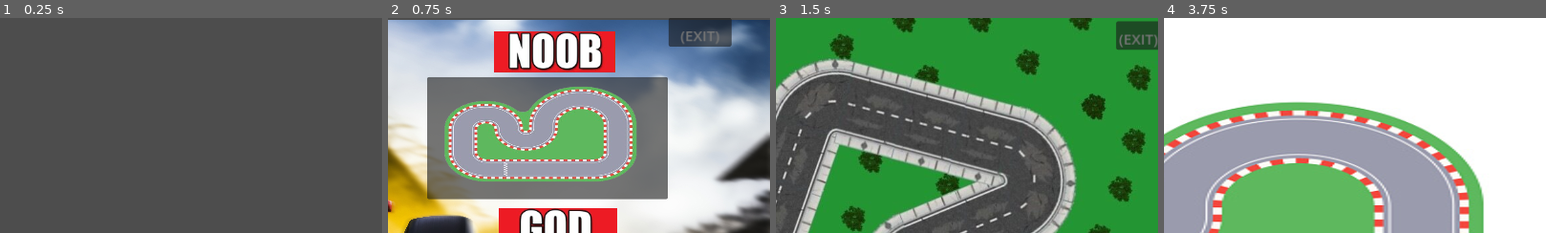
Above: before the commit, frames 1-4 (left to right).
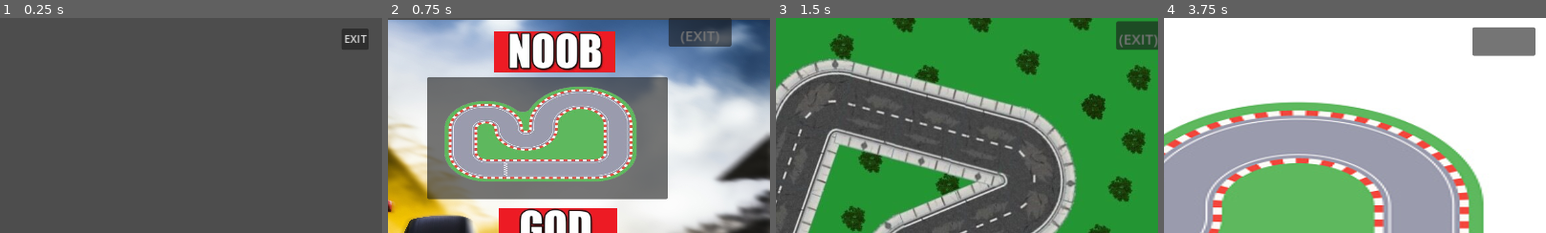
Above: after the commit, the same moments.

Repository: PauPopipo/ProjecteFinal
Game: Godot game, scene res://MENU.tscn
Two runs of this game, one before a commit and one after it. Both use one fixed random seed, a clock stepped at 60 frames per second and the inputs below. Video files are missing from this copy of the repository; at most half a second of black plays in their place.
Inputs (mouse positions are % of the whole screen's width and height, from its top left):
- Up to frame 1 (0.25 s): no input
- Up to frame 2 (0.75 s): click "START" at 0.5 s
- Up to frame 3 (1.5 s): click (22, 26) at 1.25 s
- Up to frame 4 (3.75 s): click (99, 4) at 2 s; click "START" at 2.75 s; click (71, 28) at 3.5 s
The pictures show only the part of the screen within x 50-100%, y 0-50%; the shares and areas given below are measured in that part.

The runs differ from the first frame. In frame 1, 0.6% of the frame differs, in the area x 89-97%, y 4-15%; in frame 2, nothing differs; in frame 3, nothing differs; in frame 4, 2.3%, in the area x 80-98%, y 4-18%.

Commit message:
canvis finals

Diff:
--- /dev/null
+++ b/EXITGAME.gd
@@ -0,0 +1,15 @@
+extends Control
+
+
+# Called when the node enters the scene tree for the first time.
+func _ready():
+	pass # Replace with function body.
+
+
+# Called every frame. 'delta' is the elapsed time since the previous frame.
+func _process(delta):
+	pass
+
+
+func _on_button_pressed():
+	get_tree().quit()
--- /dev/null
+++ b/EXITGAME.tscn
@@ -0,0 +1,21 @@
+[gd_scene load_steps=2 format=3 uid="uid://b51h867rqtrsa"]
+
+[ext_resource type="Script" path="res://EXITGAME.gd" id="1_dvlbe"]
+
+[node name="Control" type="Control"]
+layout_mode = 3
+anchors_preset = 15
+anchor_right = 1.0
+anchor_bottom = 1.0
+grow_horizontal = 2
+grow_vertical = 2
+script = ExtResource("1_dvlbe")
+
+[node name="Button" type="Button" parent="."]
+layout_mode = 0
+offset_right = 8.0
+offset_bottom = 8.0
+text = "EXIT
+"
+
+[connection signal="pressed" from="Button" to="." method="_on_button_pressed"]
--- a/MENU.tscn
+++ b/MENU.tscn
@@ -1,7 +1,8 @@
-[gd_scene load_steps=3 format=3 uid="uid://qrpgdibrqmvn"]
+[gd_scene load_steps=4 format=3 uid="uid://qrpgdibrqmvn"]
 
 [ext_resource type="Script" path="res://MENU.gd" id="1_37nmf"]
-[ext_resource type="VideoStream" path="res://Porsche-GT3-RS-_992_-Unreal-Engine-5-CINEMATIC-_1080p_.ogv" id="1_b7cke"]
+[ext_resource type="VideoStream" path="res://202405071030 (1).ogv" id="2_3344x"]
+[ext_resource type="PackedScene" uid="uid://b51h867rqtrsa" path="res://EXITGAME.tscn" id="3_18xcu"]
 
 [node name="Control" type="Control"]
 layout_mode = 3
@@ -22,12 +23,13 @@
 anchor_top = -0.421
 anchor_right = -0.521
 anchor_bottom = -0.421
-offset_left = -233.808
-offset_top = -162.192
-offset_right = 1686.19
-offset_bottom = 925.808
+offset_left = -239.808
+offset_top = -233.192
+offset_right = 3600.19
+offset_bottom = 1926.81
+scale = Vector2(0.3, 0.3)
 pivot_offset = Vector2(547, 431)
-stream = ExtResource("1_b7cke")
+stream = ExtResource("2_3344x")
 volume_db = -14.86
 autoplay = true
 
@@ -53,6 +55,13 @@
 layout_mode = 2
 text = "OPTIONS"
 
+[node name="Control" parent="." instance=ExtResource("3_18xcu")]
+layout_mode = 1
+offset_left = 632.0
+offset_top = -186.0
+offset_right = 632.0
+offset_bottom = -186.0
+
 [connection signal="pressed" from="VBoxContainer/START" to="." method="_on_start_pressed"]
 [connection signal="pressed" from="VBoxContainer/CREDITS" to="." method="_on_credits_pressed"]
 [connection signal="pressed" from="VBoxContainer/OPTIONS" to="." method="_on_options_pressed"]
--- a/circuitprovisionallll.tscn
+++ b/circuitprovisionallll.tscn
@@ -1,8 +1,9 @@
-[gd_scene load_steps=4 format=3 uid="uid://dm64uyfs0hfua"]
+[gd_scene load_steps=5 format=3 uid="uid://dm64uyfs0hfua"]
 
 [ext_resource type="Texture2D" uid="uid://dsbbkyia5d5iy" path="res://circuitprovisional.jpg" id="1_f0n0q"]
 [ext_resource type="PackedScene" uid="uid://bhhr8x41sg0vr" path="res://Cotxe2.tscn" id="2_tn84n"]
 [ext_resource type="PackedScene" uid="uid://5l846hgm5x48" path="res://cotxe.tscn" id="3_7meg3"]
+[ext_resource type="PackedScene" uid="uid://cm065hdmxwx3t" path="res://EXIT_TO_MENU.tscn" id="4_dfu6p"]
 
 [node name="StaticBody2D" type="StaticBody2D"]
 
@@ -21,3 +22,9 @@
 
 [node name="CharacterBody2D2" parent="." instance=ExtResource("3_7meg3")]
 position = Vector2(221, 412)
+
+[node name="Label" parent="." instance=ExtResource("4_dfu6p")]
+offset_left = 1055.0
+offset_top = 25.0
+offset_right = 1119.0
+offset_bottom = 56.0
Not shown, added: 202405071030 (1).ogv
